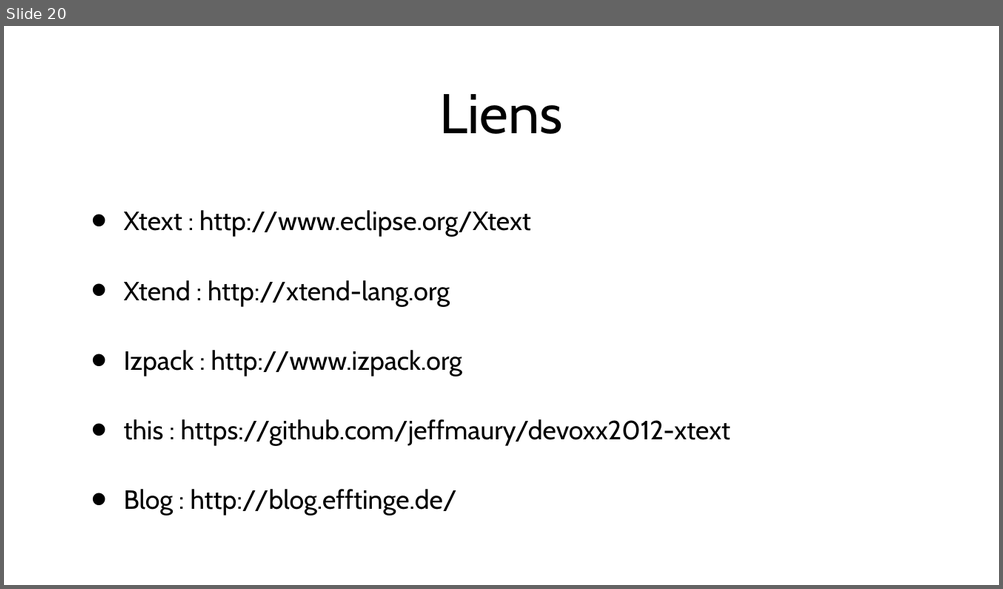
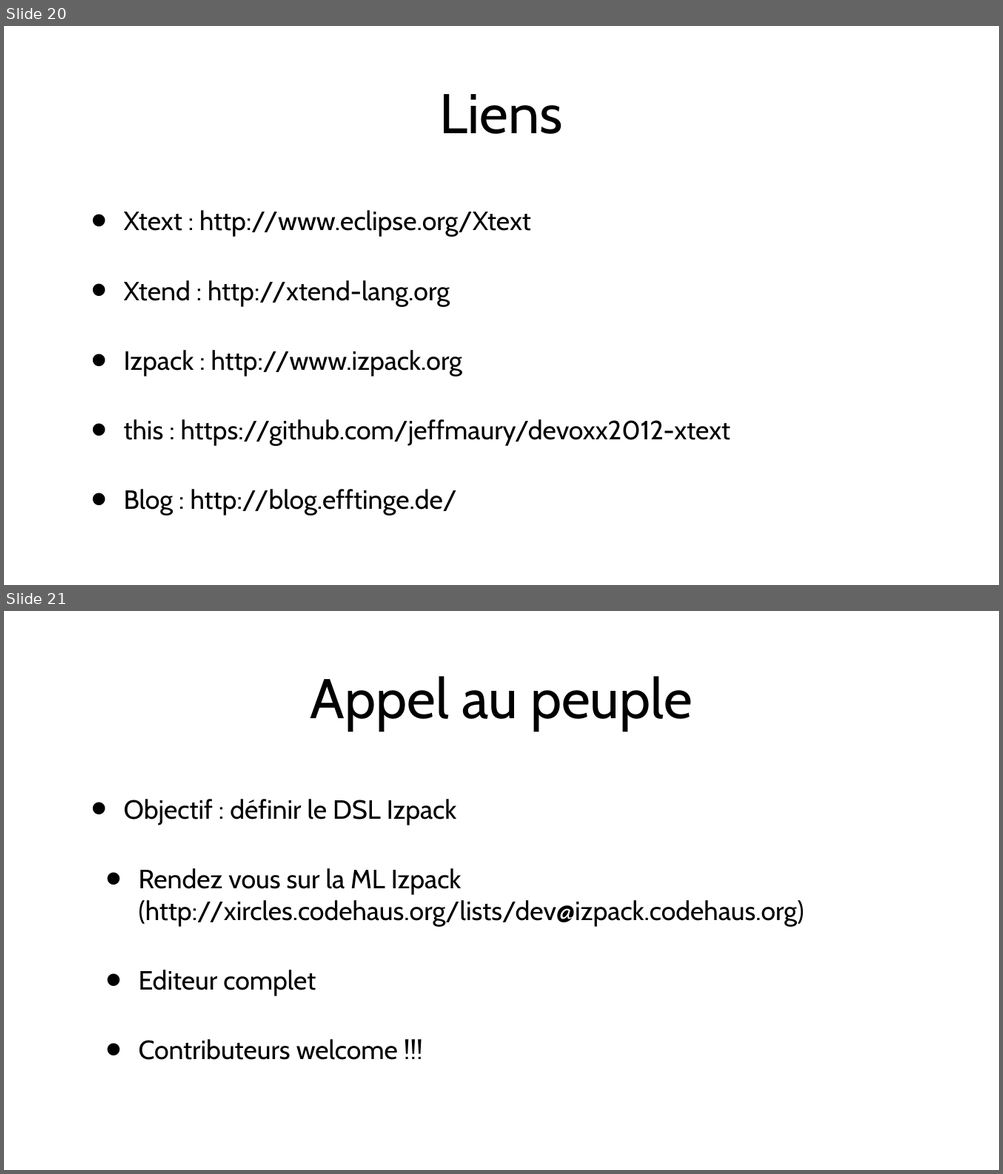
Before and after one commit to jeffmaury/devoxx2012-xtext, a slide deck: Dessine_Moi_Un_Language_FR_1024_720.odp. Shown one above the other, each under a label of ours: slide 20 before the commit, slides 20 and 21 after it. The pictures are 1003x589 and 1003x1174 pixels, drawn with LibreOffice and Linux fonts; fonts in the diff are those of the drawing; background and template pictures are left out. Boxes give left, top, right and bottom in pixels: in the first picture for what was removed or moved away, otherwise in the second. Text is boxed around its words. In the diff, an @@ line names an element or a change of style, - is before the commit and + after.

```diff
--- a/Dessine_Moi_Un_Language_FR_1024_720.odp
+++ b/Dessine_Moi_Un_Language_FR_1024_720.odp
@@ slide 21 added at [4,611,999,1170], background picture (left out) @@
@@ title added at [310,676,692,730], 72 pt, text #000000 @@
+Appel au peuple
@@ text added at [124,799,804,1060], 34 pt, text #000000 @@
+• Objectif : définir le DSL Izpack
+  • Rendez vous sur la ML Izpack (http://xircles.codehaus.org/lists/dev@izpack.codehaus.org)
+  • Editeur complet
+  • Contributeurs welcome !!!
@@ page number added at [979,1152,997,1170], 14 pt, text #FFFFFF @@
+21
```
Also in this commit, not shown: 1 other slide added, 1 other file.
